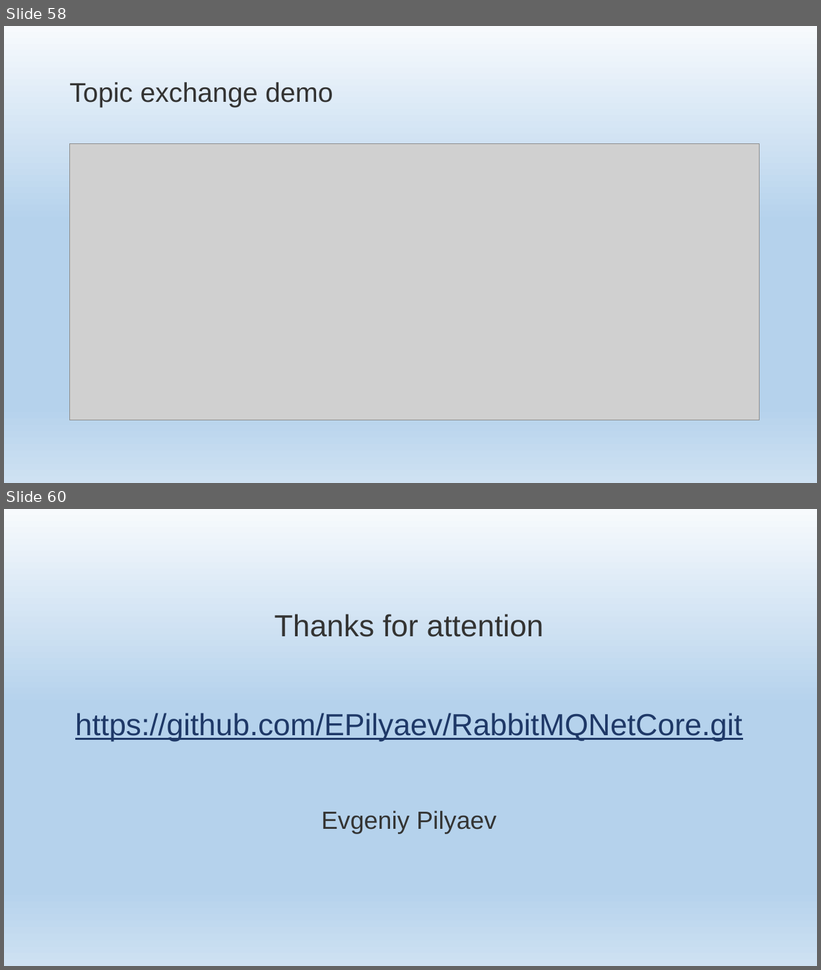
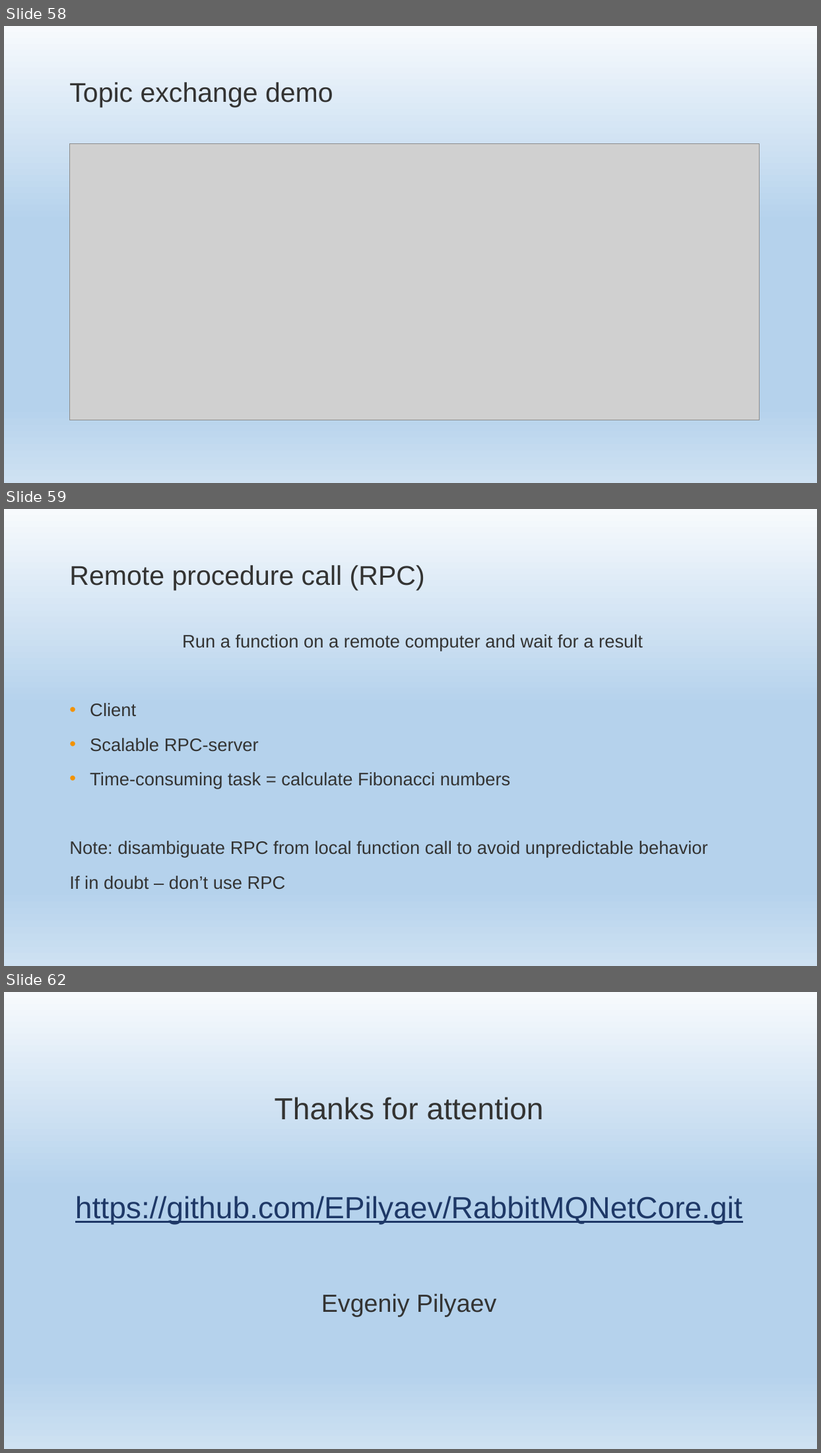
Before and after one commit to EPilyaev/RabbitMQNetCore, a slide deck: RabbitMQNetCore.pptm. Shown one above the other, each under a label of ours: slides 58 and 60 before the commit, slides 58, 59 and 62 after it; the slides between them are not shown. The pictures are 821x970 and 821x1453 pixels, drawn with LibreOffice and Linux fonts; fonts in the diff are those of the drawing; grey boxes stand for pictures; background and template pictures are left out. Boxes give left, top, right and bottom in pixels: in the first picture for what was removed or moved away, otherwise in the second. Text is boxed around its words. In the diff, an @@ line names an element or a change of style, - is before the commit and + after.

```diff
--- a/RabbitMQNetCore.pptm
+++ b/RabbitMQNetCore.pptm
@@ slide 59 added at [4, 509, 817, 966], background gradient #F7FAFD to #B5D2EC to #CEE1F2 @@
@@ title added at [69, 565, 425, 590], 48 pt, text #333332 @@
+Remote procedure call (RPC)
@@ text added at [69, 634, 708, 890], 32 pt, text #333332 @@
+Run a function on a remote computer and wait for a result
+• Client
+• Scalable RPC-server
+• Time-consuming task = calculate Fibonacci numbers
+Note: disambiguate RPC from local function call to avoid unpredictable behavior
+If in doubt – don’t use RPC
@@ what was slide 60 is now slide 62 @@
```
Also in this commit, not shown: 1 slide changed, 1 other slide added.
